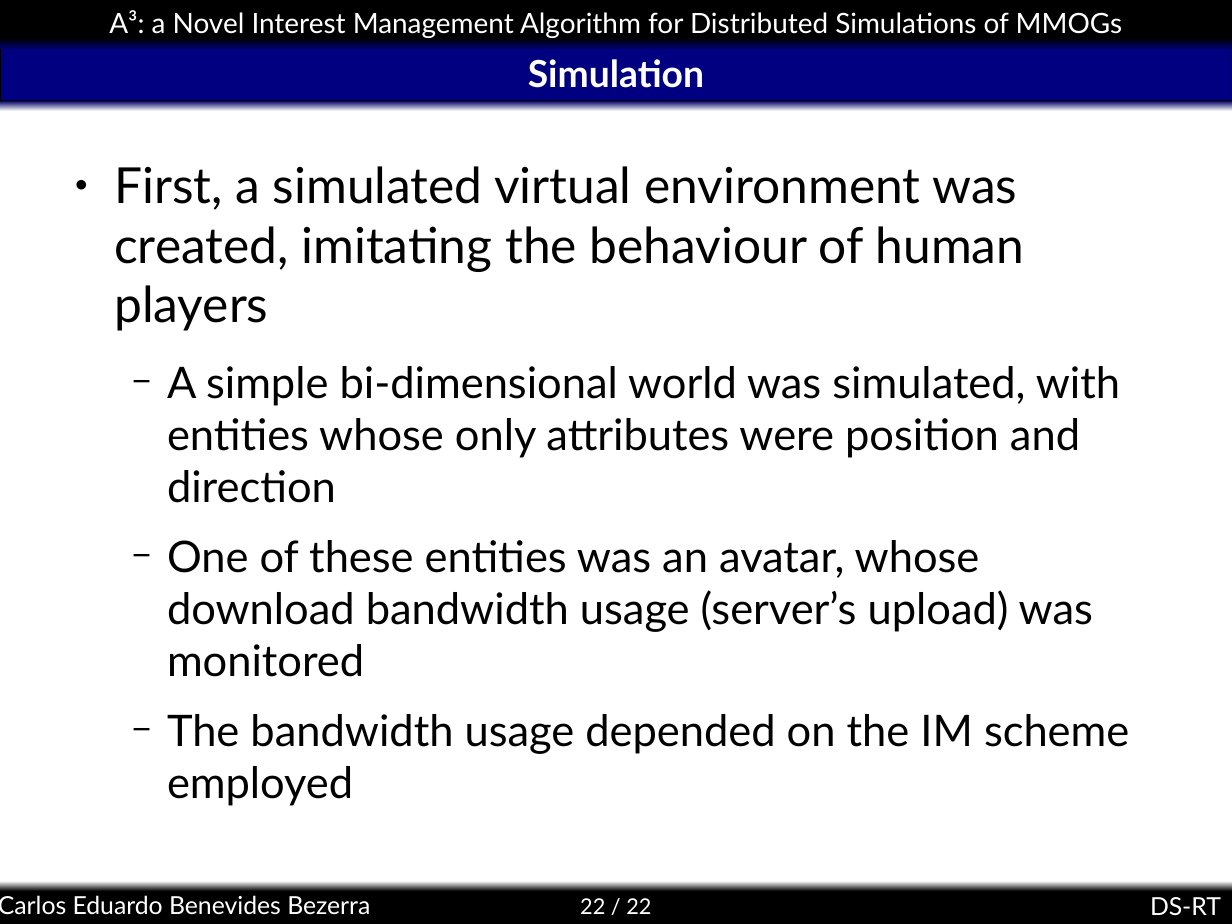
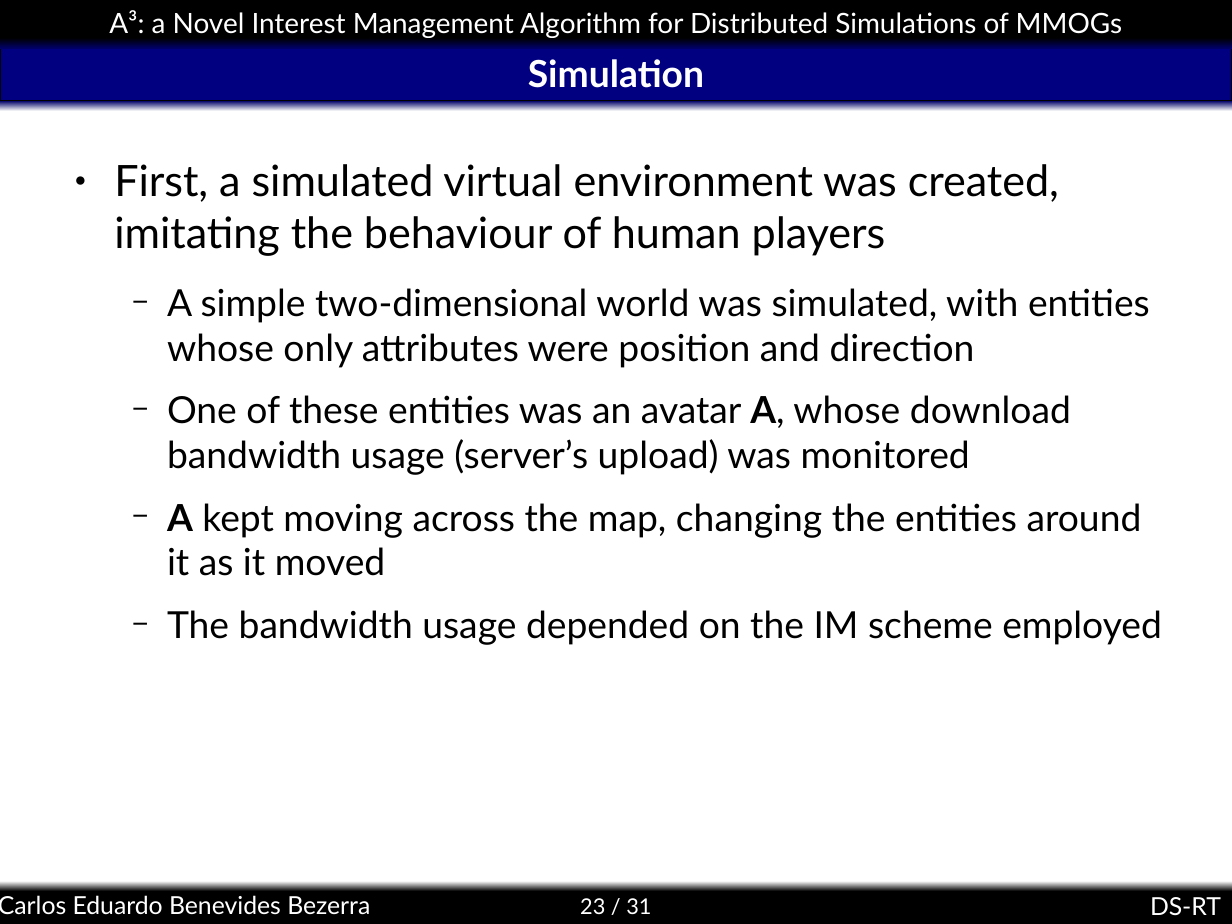
Before and after one commit to kdubezerra/kdubezerra, a slide deck: slide 23 of textos/dsrt/a3slides.ppt (slide 22 before the commit). Drawn at 1232x924 pixels with LibreOffice and Linux fonts; fonts in the diff are those of the drawing; background and template pictures are left out. Boxes give left, top, right and bottom in pixels: in the first picture for what was removed or moved away, otherwise in the second. Text is boxed around its words. In the diff, an @@ line names an element or a change of style, - is before the commit and + after.

```diff
--- a/textos/dsrt/a3slides.ppt
+++ b/textos/dsrt/a3slides.ppt
@@ text at (114, 164, 1162, 645): size 32 to 27.8 pt in "First, a simulated virtual environment was created, ..."; size 28 to 24.1 pt in "The bandwidth usage depended on the IM ..." @@
@@ text at (167, 288, 1150, 576): text changed; size 28 to 24.1 pt @@
-  − A simple bi-dimensional world was simulated, with entities whose only attributes were position and direction
-  − One of these entities was an avatar, whose download bandwidth usage (server’s upload) was monitored
+  − A simple two-dimensional world was simulated, with entities whose only attributes were position and direction
+  − One of these entities was an avatar A, whose download bandwidth usage (server’s upload) was monitored
+  − A kept moving across the map, changing the entities around it as it moved
@@ page number at (580, 898, 651, 914): text changed @@
-22 / 22
+23 / 31
```
Also in this commit, not shown: 14 other slides changed, 4 slides added, 4 slides removed.
